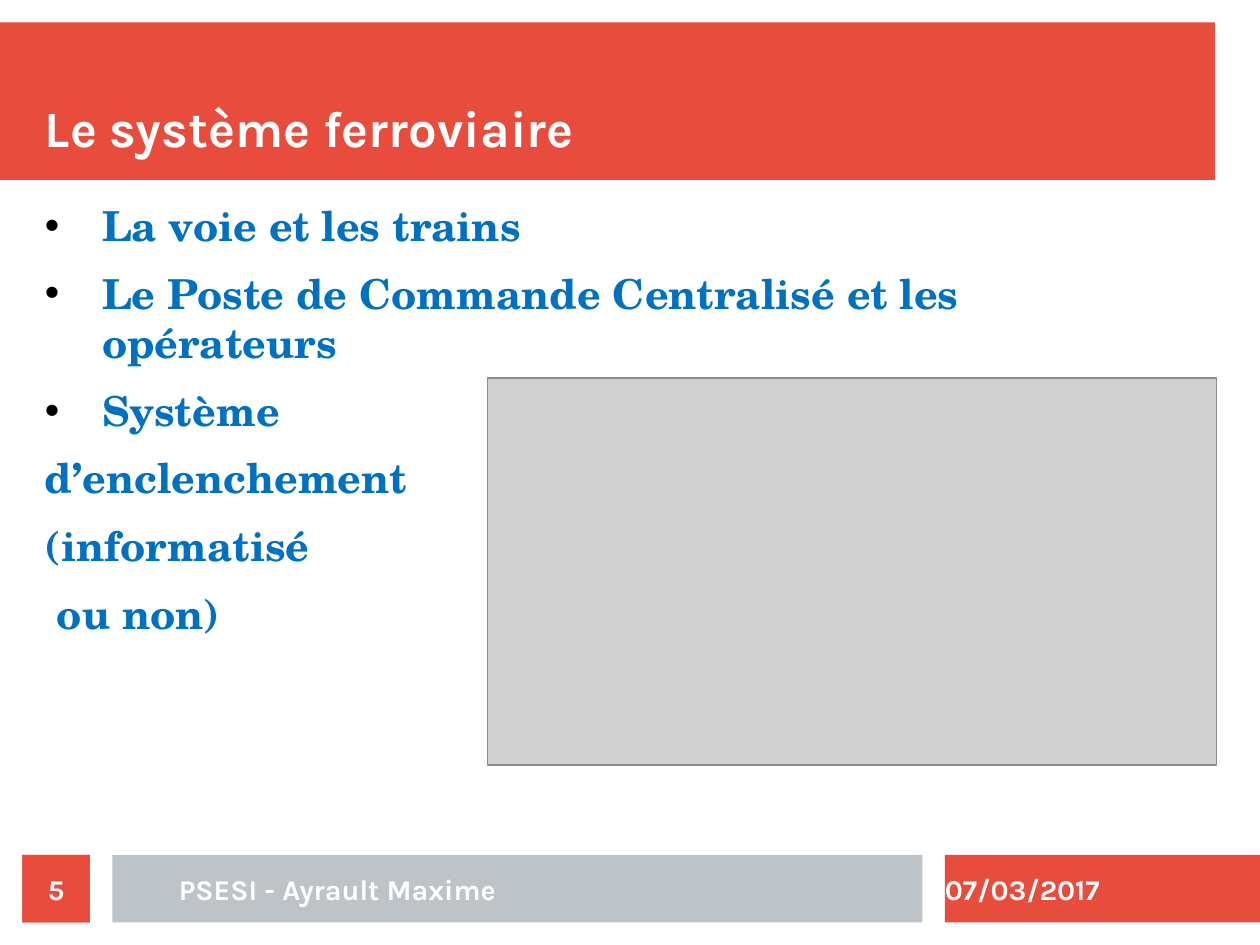
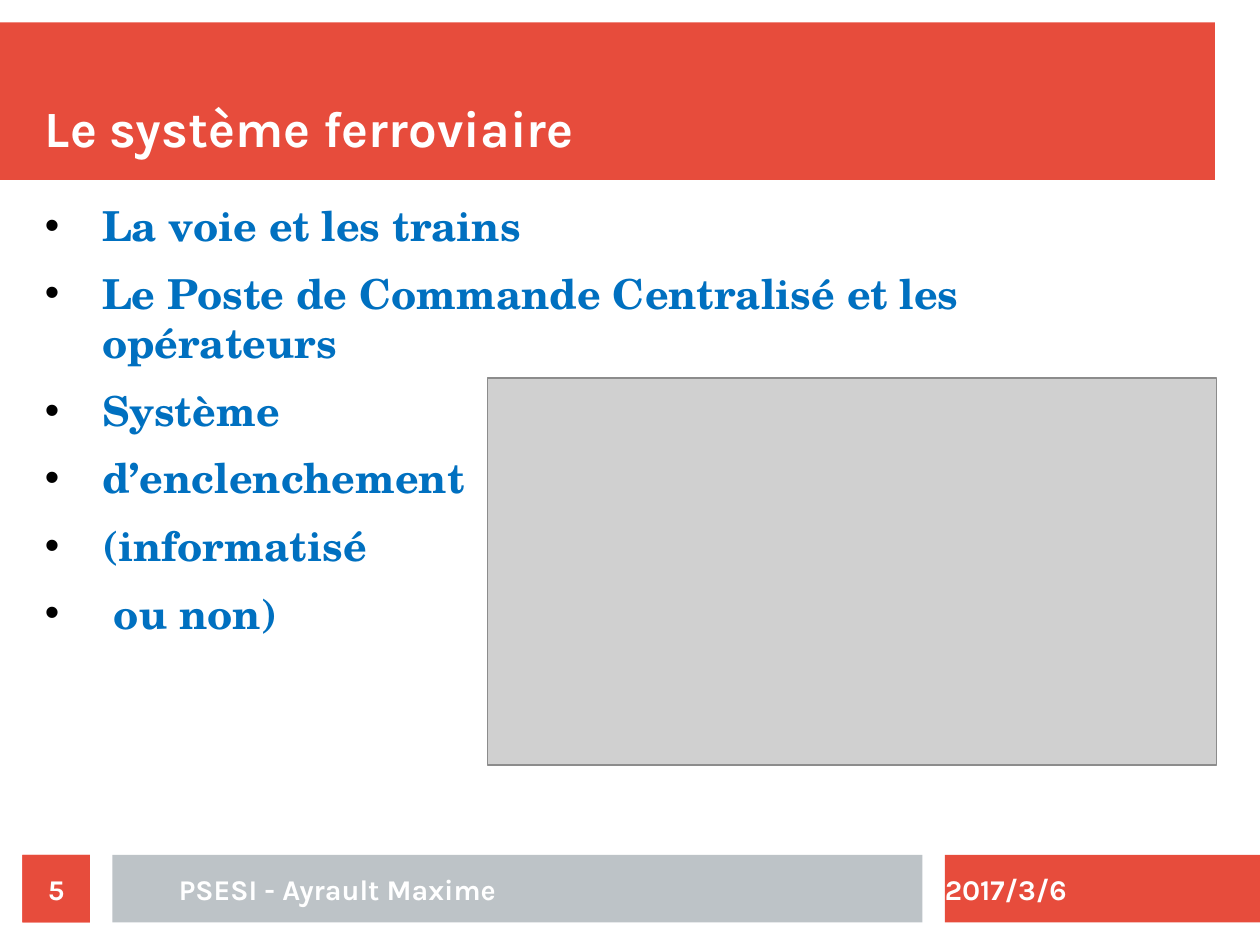
Before and after one commit to maximouth/CBI, a slide deck: slide 5 of Presentation/presentation.odp. Drawn at 1260x945 pixels with LibreOffice and Linux fonts; fonts in the diff are those of the drawing; grey boxes stand for pictures. Boxes give left, top, right and bottom in pixels: in the first picture for what was removed or moved away, otherwise in the second. Text is boxed around its words. In the diff, an @@ line names an element or a change of style, - is before the commit and + after.

```diff
--- a/Presentation/presentation.odp
+++ b/Presentation/presentation.odp
@@ text at [102,462,465,634]: bullet none to • @@
@@ text at [945,878,1067,903]: text changed @@
-07/03/2017
+2017/3/6
```
Also in this commit, not shown: 22 other slides changed.
